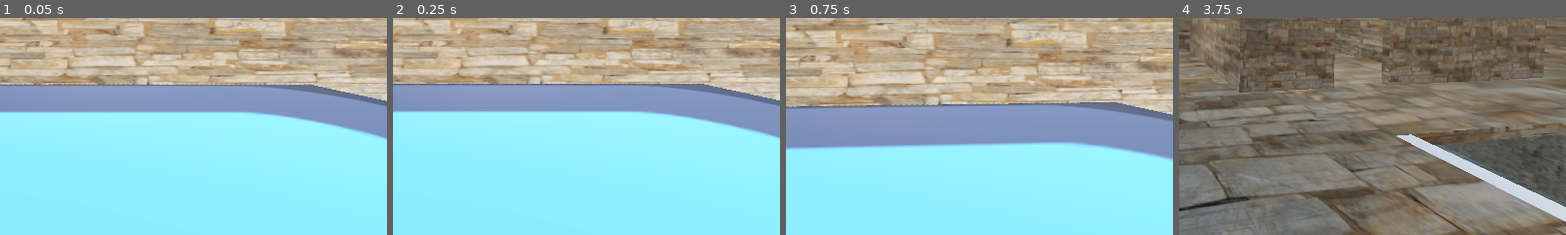
Above: before the commit, frames 1-4 (left to right).
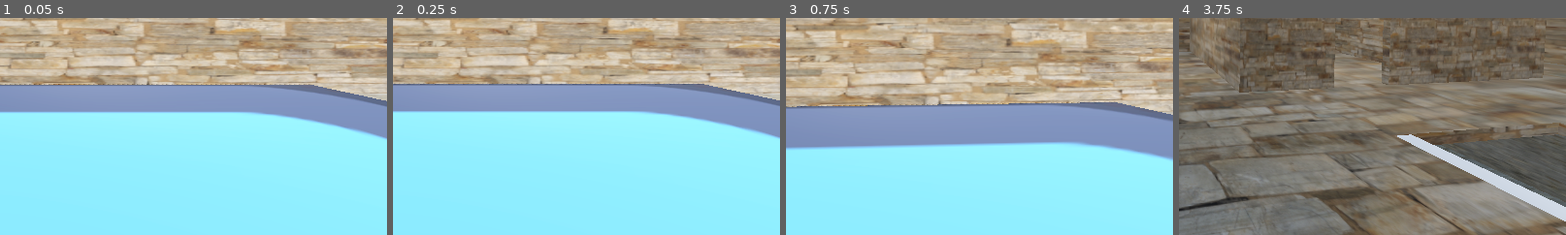
Above: after the commit, the same moments.

Repository: christiannoll/FirstPersonGame
Game: Godot game, scene res://levels/level.tscn
Same seed, same stepped clock (60 frames per second), same inputs: the game is played once before the commit and once after it. The engine's default icon, where the game draws it, is replaced by a stand-in: a white triangle on a blue panel in a dark square.
Inputs (mouse positions are % of the whole screen's width and height, from its top left):
- Up to frame 1 (0.05 s): no input
- Up to frame 2 (0.25 s): no input
- Up to frame 3 (0.75 s): tap Enter at 0.5 s; move the mouse to (49, 52) at 0.52 s; hold W (forward) from 0.53 s (still down)
- Up to frame 4 (3.75 s): tap Space (jump) at 0.77, 1.52, 3.02 s; move the mouse to (57, 51) at 1.27 s; move the mouse to (42, 49) at 2.02 s; move the mouse to (51, 50) at 2.77 s; release W (forward) at 2.78 s; hold A (left) 2.78-3.53 s; move the mouse to (46, 48) at 3.52 s; hold W (forward) from 3.53 s (still down)
The pictures show only the part of the screen within x 50-100%, y 50-100%; the shares and areas given below are measured in that part.

The runs differ from the first frame. In frame 1, less than 0.1% of the frame differs, in the area x 94-100%, y 34-39%; in frame 2, less than 0.1%; in frame 3, less than 0.1%; in frame 4, 0.2%, in the area x 68-100%, y 54-79%.

Commit message:
Updated house_material2 for the basement

Diff:
--- a/materials/house_material2.tres
+++ b/materials/house_material2.tres
@@ -4,4 +4,5 @@
 
 [resource]
 albedo_texture = ExtResource("1_3iqs1")
-uv1_scale = Vector3(10, 10, 10)
+uv1_scale = Vector3(1.5, 1.5, 1.5)
+uv1_triplanar = true
